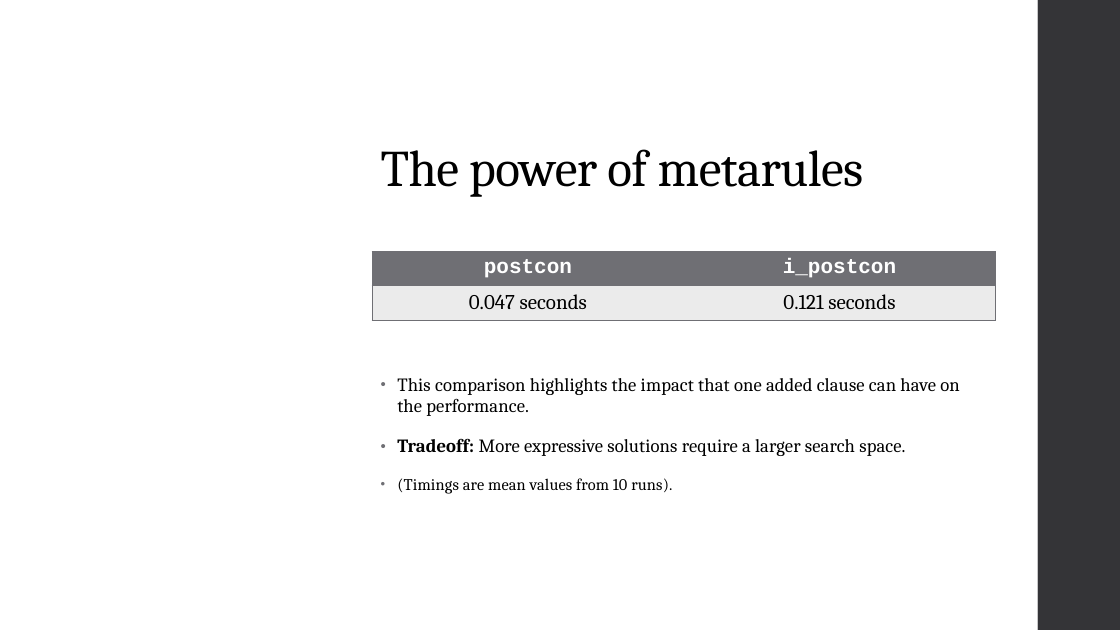
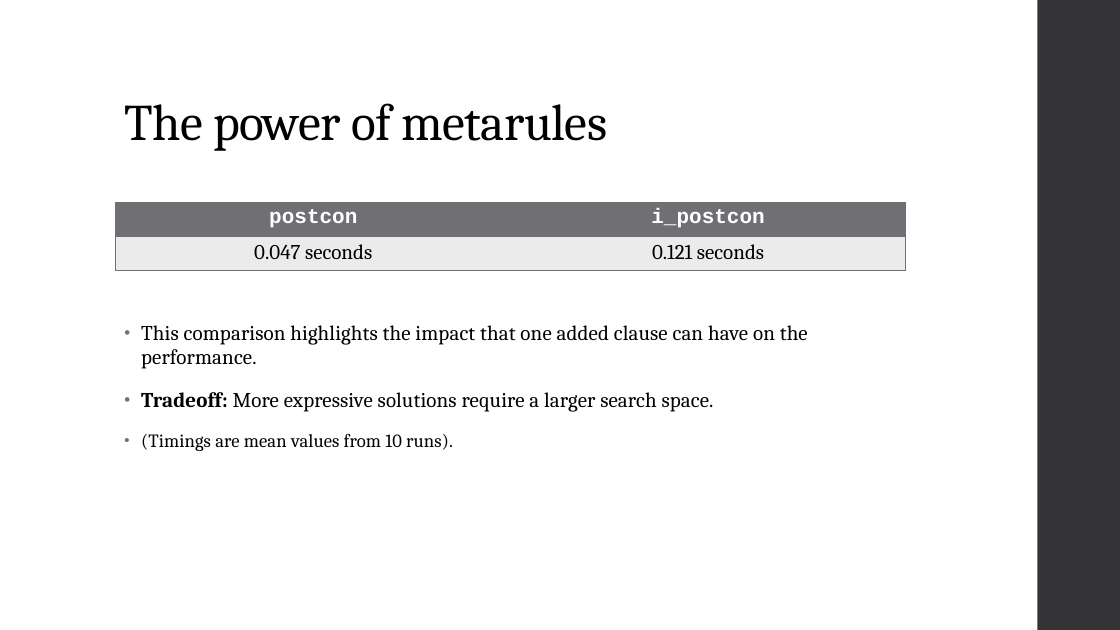
Before and after one commit to Alex-Dell1/ATAI_Maze_Project, a slide deck: slide 17 of ATAI_Presentation.pptx (slide 9 before the commit). Drawn at 1120x630 pixels with LibreOffice and Linux fonts; fonts in the diff are those of the drawing; background and template pictures are left out. Boxes give left, top, right and bottom in pixels: in the first picture for what was removed or moved away, otherwise in the second. Text is boxed around its words. In the diff, an @@ line names an element or a change of style, - is before the commit and + after.

```diff
--- a/ATAI_Presentation.pptx
+++ b/ATAI_Presentation.pptx
@@ rectangle removed at (327,0,1038,630) @@
@@ title "The power of metarules": place and size @@
-title "The power of metarules" at (381,149,864,197)
+title "The power of metarules" at (124,103,607,151)
@@ table: place and size @@
-table at (372,252,996,320)
+table at (116,202,906,271)
@@ text "This comparison highlights the impact ...": place and size @@
-text "This comparison highlights the impact ..." at (397,378,959,494)
+text "This comparison highlights the impact ..." at (141,325,808,451)
@@ text "This comparison highlights the impact ..." at (141,325,808,451): size 16 to 18 pt in "This comparison highlights the impact that one ...", "Tradeoff: More expressive solutions require a larger ..."; size 14 to 16 pt in "(Timings are mean values from 10 runs)." @@
```
Also in this commit, not shown: 5 other slides changed, 13 slides added, 1 other file.
